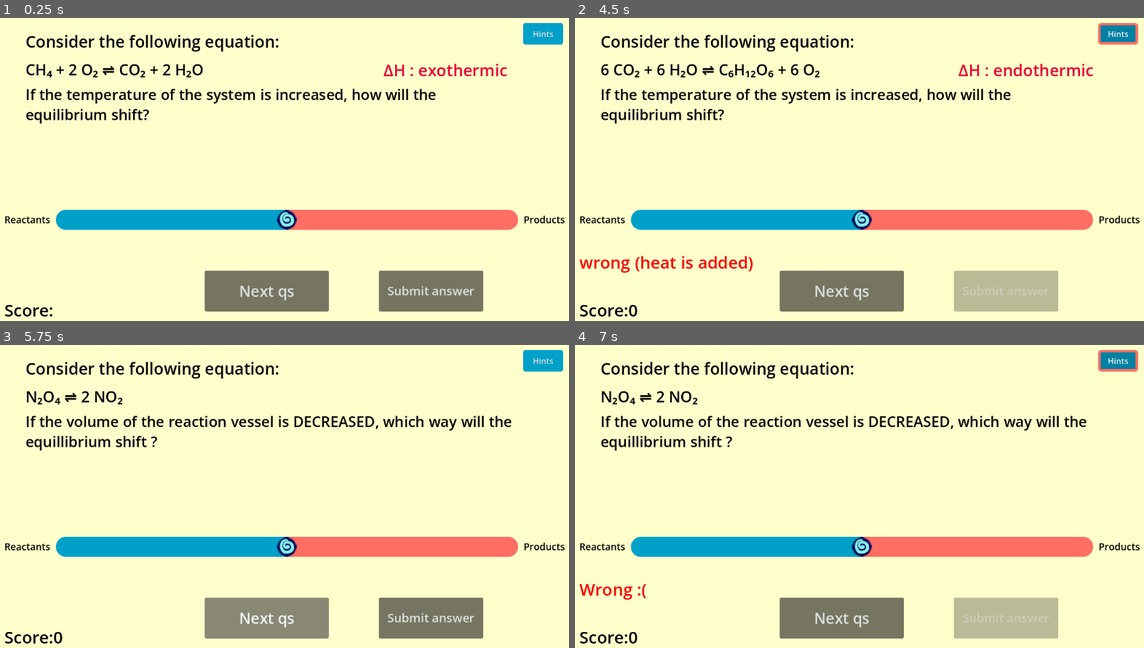
Above: before the commit, frames 1-4 (two rows, left to right).
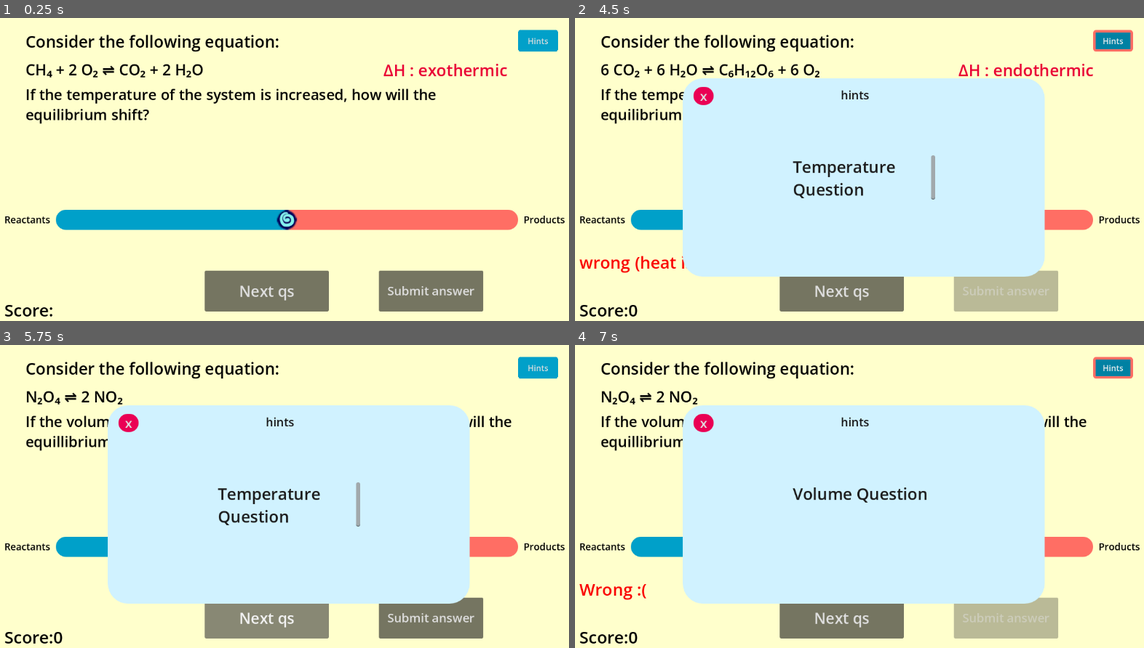
Above: after the commit, the same moments.

Repository: iisalut/Le-Chateliers-Principles-game
Game: Godot game, scene res://quiz.tscn
The game is run twice, just before and just after one commit, with the same random seed, the same clock (stepped at 60 frames per second) and the same inputs. The project has no main scene, so this scene is started directly.
Inputs (mouse positions are in pixels of both pictures, inside the frame that each line leads up to):
- Up to frame 1 (0.25 s): no input
- Up to frame 2 (4.5 s): click "Hints" at 0.5 s; click (700, 96) at 1.25 s, where only the run after the commit has a clickable "x"; click "Next qs" at 2 s; click "Next qs" at 2.75 s; click "Submit answer" at 3.5 s; click "Hints" at 4.25 s
- Up to frame 3 (5.75 s): click "Next qs" at 5 s
- Up to frame 4 (7 s): click "Submit answer" at 5.75 s; click "Hints" at 6.5 s

The runs differ from the first frame. In frame 1, 0.5% of the frame differs, in the area x 91-99%, y 1-12%; in frame 2, 42%; in frame 3, 42%; in frame 4, 42%, in the area x 18-99%, y 1-86%.

Commit message:
pop up UI and buttons set up with basic code

Diff:
--- a/actual-le-chateliers/game_manager.gd
+++ b/actual-le-chateliers/game_manager.gd
@@ -13,6 +13,8 @@
 @onready var kc_label: RichTextLabel = $"Kc label"
 @onready var qc_value_description: RichTextLabel = $"static stuff/Qc value description"
 @onready var help_button: Button = $"help button"
+@onready var pop_up_help: Panel = $"pop up help"
+@onready var hints_question_type_label: RichTextLabel = $"pop up help/hints question type label"
 
 
 
@@ -334,6 +336,7 @@
 					current_qs=curr_qs
 
 func _ready():
+	pop_up_help.hide()
 	line_edit.hide()
 	display_temp()
 	print(" num1: "+str(conc_num1)+" num2: "+str(conc_num2)+" num3: "+str(conc_num3)+" num4: "+str(conc_num4))
@@ -353,6 +356,7 @@
 		print("submit btn click count for qs type 3: "+str(submit_click_count))
 		if submit_click_count>=2:
 			$submit_button.disabled=true
+
 
 func _on_button_pressed() -> void: # loads in new qs type out of 3 total
 
@@ -392,3 +396,16 @@
 				display_conc()
 			else:
 				_on_button_pressed()
+
+func _on_exit_button_help_pressed() -> void:
+	pop_up_help.hide()
+
+
+func _on_help_button_pressed() -> void:
+	pop_up_help.show()
+	if (qs_type== 1):
+		hints_question_type_label.text="Temperature Question"
+	elif (qs_type==2):
+		hints_question_type_label.text="Volume Question"
+	else:
+		hints_question_type_label.text="Concentration Question"
--- a/actual-le-chateliers/quiz.tscn
+++ b/actual-le-chateliers/quiz.tscn
@@ -2,7 +2,6 @@
 
 [ext_resource type="Script" uid="uid://db6sying4eqq5" path="res://game_manager.gd" id="1_kninm"]
 [ext_resource type="Texture2D" uid="uid://b7aprc0n0lgul" path="res://blue_grabber.PNG" id="2_k7kv1"]
-[ext_resource type="PackedScene" uid="uid://553jubwg5sgx" path="res://pop_up.tscn" id="3_i0i4q"]
 
 [sub_resource type="StyleBoxFlat" id="StyleBoxFlat_kninm"]
 bg_color = Color(0.60038817, 0.43917835, 0.60038817, 1)
@@ -54,6 +53,28 @@
 corner_radius_bottom_right = 5
 corner_radius_bottom_left = 5
 
+[sub_resource type="StyleBoxFlat" id="StyleBoxFlat_hgkws"]
+bg_color = Color(0.8162825, 0.9465684, 0.9999438, 1)
+border_color = Color(0.3019608, 0.3019608, 0.3019608, 1)
+corner_radius_top_left = 40
+corner_radius_top_right = 40
+corner_radius_bottom_right = 40
+corner_radius_bottom_left = 40
+
+[sub_resource type="StyleBoxFlat" id="StyleBoxFlat_6id1c"]
+bg_color = Color(0.9161795, 0, 0.3303114, 1)
+corner_radius_top_left = 40
+corner_radius_top_right = 40
+corner_radius_bottom_right = 40
+corner_radius_bottom_left = 40
+
+[sub_resource type="StyleBoxFlat" id="StyleBoxFlat_p60ki"]
+bg_color = Color(0.63350195, 0, 0.21710745, 1)
+corner_radius_top_left = 40
+corner_radius_top_right = 40
+corner_radius_bottom_right = 40
+corner_radius_bottom_left = 40
+
 [node name="quiz" type="Control" unique_id=987375832]
 layout_mode = 3
 anchors_preset = 15
@@ -220,25 +241,78 @@
 
 [node name="help button" type="Button" parent="." unique_id=908418439]
 layout_mode = 0
-offset_left = 1041.0
-offset_top = 17.0
-offset_right = 1120.0
-offset_bottom = 60.0
+offset_left = 1031.0
+offset_top = 31.0
+offset_right = 1110.0
+offset_bottom = 74.0
 theme_override_styles/normal = SubResource("StyleBoxFlat_i0i4q")
 theme_override_styles/pressed = SubResource("StyleBoxFlat_rmnlm")
 theme_override_styles/hover = SubResource("StyleBoxFlat_ngcn3")
 text = "Hints"
 
-[node name="pop up" parent="." unique_id=369196181 instance=ExtResource("3_i0i4q")]
+[node name="pop up help" type="Panel" parent="." unique_id=216996961]
 layout_mode = 1
-offset_left = -301.5
-offset_top = -215.5
-offset_right = 301.5
-offset_bottom = 215.5
+anchors_preset = 8
+anchor_left = 0.5
+anchor_top = 0.5
+anchor_right = 0.5
+anchor_bottom = 0.5
+offset_left = -358.5
+offset_top = -197.0
+offset_right = 358.5
+offset_bottom = 197.0
+grow_horizontal = 2
+grow_vertical = 2
+theme_override_styles/panel = SubResource("StyleBoxFlat_hgkws")
+
+[node name="exit Button help" type="Button" parent="pop up help" unique_id=1433126840]
+layout_mode = 1
+anchors_preset = 8
+anchor_left = 0.5
+anchor_top = 0.5
+anchor_right = 0.5
+anchor_bottom = 0.5
+offset_left = -338.0
+offset_top = -180.0
+offset_right = -298.0
+offset_bottom = -144.0
+grow_horizontal = 2
+grow_vertical = 2
+theme_override_font_sizes/font_size = 26
+theme_override_styles/normal = SubResource("StyleBoxFlat_6id1c")
+theme_override_styles/hover = SubResource("StyleBoxFlat_p60ki")
+text = "x"
+
+[node name="hints label" type="RichTextLabel" parent="pop up help" unique_id=610655624]
+layout_mode = 0
+offset_left = 312.5
+offset_top = 17.0
+offset_right = 379.5
+offset_bottom = 57.0
+theme_override_colors/default_color = Color(0.0885599, 0.0885599, 0.0885599, 1)
+theme_override_font_sizes/normal_font_size = 23
+text = "hints"
+
+[node name="hints question type label" type="RichTextLabel" parent="pop up help" unique_id=1161703180]
+layout_mode = 1
+anchors_preset = 8
+anchor_left = 0.5
+anchor_top = 0.5
+anchor_right = 0.5
+anchor_bottom = 0.5
+offset_left = -140.75
+offset_top = -44.0
+offset_right = 140.75
+offset_bottom = 44.0
+grow_horizontal = 2
+grow_vertical = 2
+theme_override_colors/default_color = Color(0.11119685, 0.11119684, 0.11119684, 1)
+theme_override_font_sizes/normal_font_size = 32
+text = "formulas"
 
 [connection signal="pressed" from="Button" to="." method="_on_button_pressed"]
 [connection signal="value_changed" from="slider stuff/slider" to="." method="_on_h_slider_2_value_changed"]
 [connection signal="value_changed" from="slider stuff/slider" to="." method="_on_slider_value_changed"]
 [connection signal="pressed" from="submit_button" to="." method="_on_submit_button_pressed"]
-
-[editable path="pop up"]
+[connection signal="pressed" from="help button" to="." method="_on_help_button_pressed"]
+[connection signal="pressed" from="pop up help/exit Button help" to="." method="_on_exit_button_help_pressed"]
